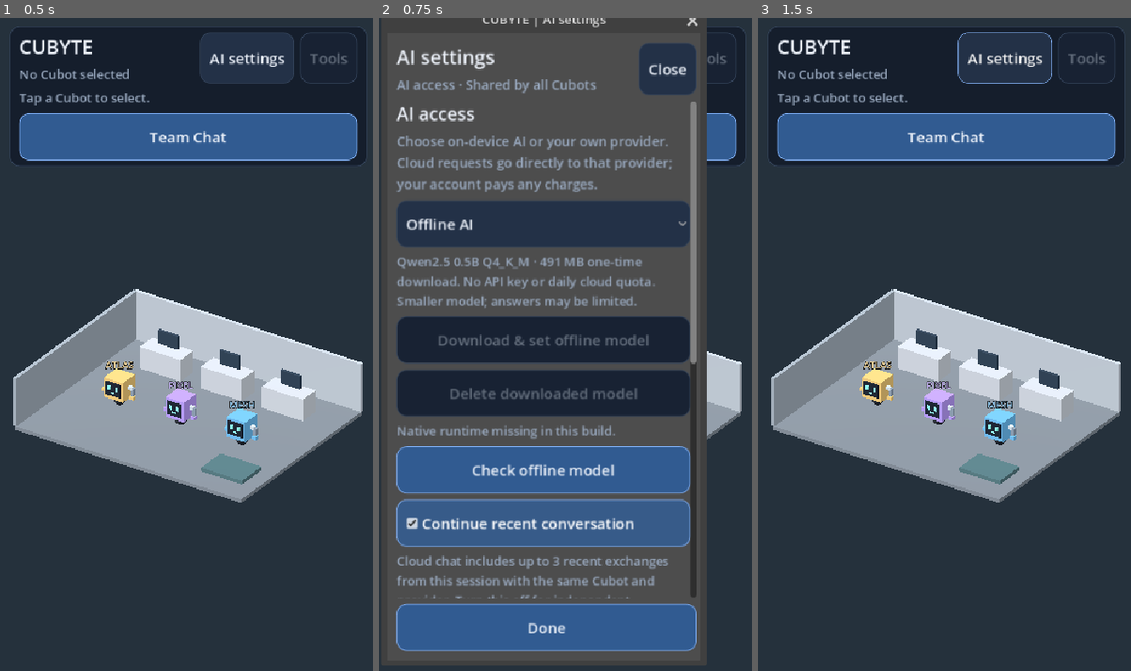
Above: before the commit, frames 1-3 (left to right).
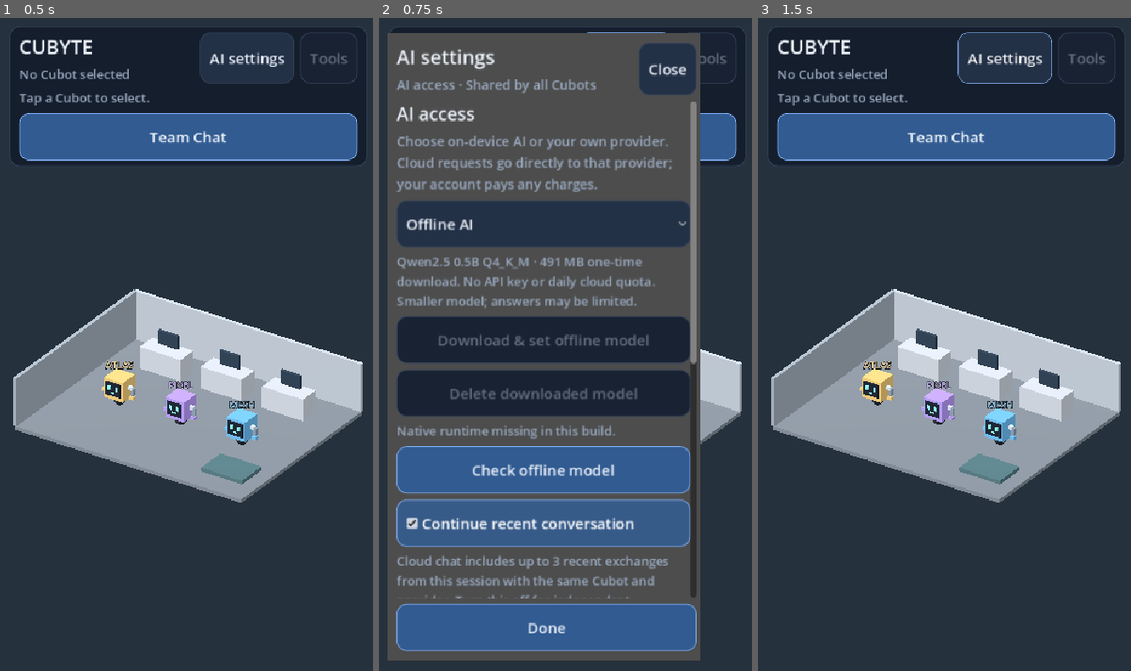
Above: after the commit, the same moments.

Repository: joparoxxx/VOXHAVEN
Game: Godot game, scene res://scenes/office.tscn
Same seed, same stepped clock (60 frames per second), same inputs: the game is played once before the commit and once after it.
Inputs:
- Up to frame 1 (0.5 s): no input
- Up to frame 2 (0.75 s): click "AI settings" at 0.5 s
- Up to frame 3 (1.5 s): click "Done" at 1.25 s

Frame 1 is identical in both runs. In frame 2, 5.7% of the frame differs, in the area x 0-88%, y 0-100%; in frame 3, nothing differs.

Commit message:
fix(ui): use fixed centered non-draggable modal windows [skip ci]

Diff:
--- a/game/scenes/ai_console.gd
+++ b/game/scenes/ai_console.gd
@@ -73,8 +73,7 @@
 	histories = history_store.load_all()
 	title = "CUBYTE | Cubot chat"
 	size = Vector2i(450, 880)
-	transient = true
-	exclusive = true
+	UI.configure_modal(self)
 	close_requested.connect(hide)
 	var margin := MarginContainer.new()
 	margin.theme = UI.make_theme()
@@ -272,7 +271,7 @@
 	status.text = "Ask your Cubot a question."
 	_draw_history()
 	_show_chat()
-	popup_centered_ratio(0.96)
+	UI.show_modal(self)
 
 func show_settings_for(id: String) -> void:
 	if online_busy:
@@ -286,7 +285,7 @@
 		heading.text = "AI settings"
 		subtitle.text = "AI access · Shared by all Cubots"
 		title = "CUBYTE | AI settings"
-		popup_centered_ratio(0.96)
+		UI.show_modal(self)
 	_show_settings()
 
 func _show_settings() -> void:
